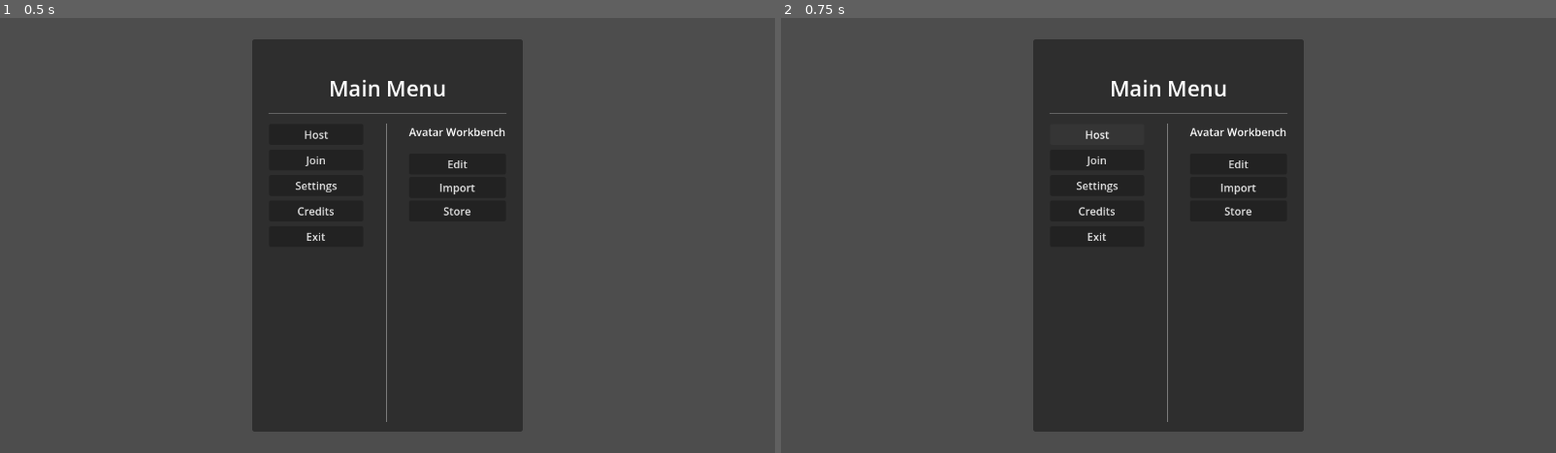
Above: before the commit, frames 1-2 (left to right).
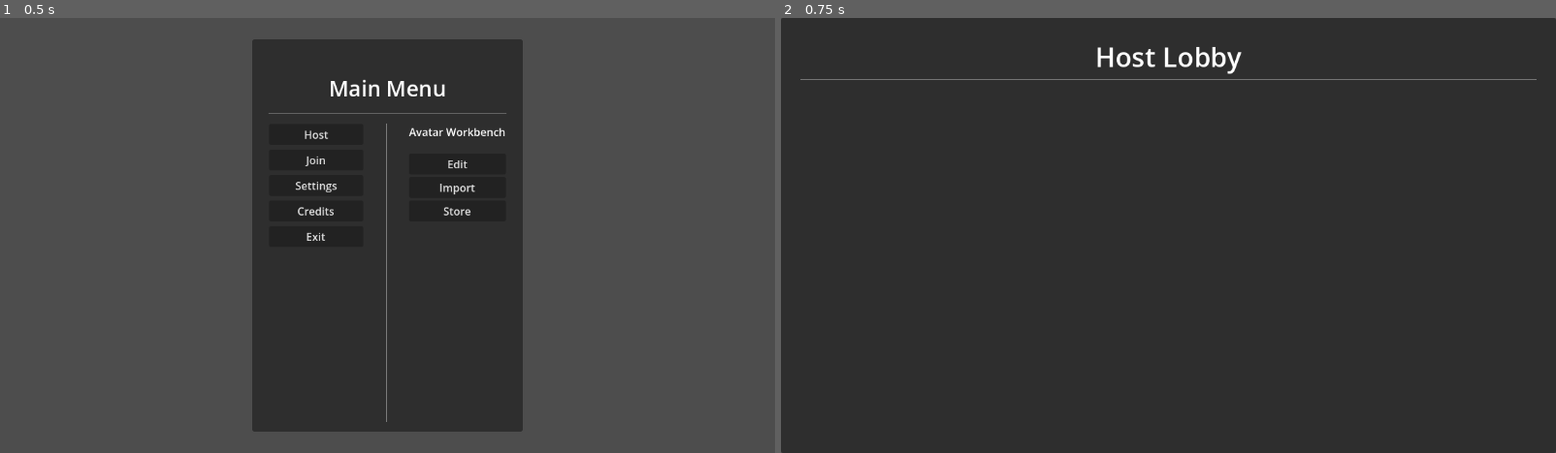
Above: after the commit, the same moments.

Repository: CosmoAdiX/ProjectTrashTalk
Game: Godot game, scene res://scenes/main_menu.tscn
Same seed, same stepped clock (60 frames per second), same inputs: the game is played once before the commit and once after it.
Inputs:
- Up to frame 1 (0.5 s): no input
- Up to frame 2 (0.75 s): click "Host" at 0.5 s

Frame 1 is identical in both runs. In frame 2, 70% of the frame differs, in the area x 0-100%, y 0-100%.

Commit message:
sldjkahfjhd

Diff:
--- a/scenes/host_menu.tscn
+++ b/scenes/host_menu.tscn
@@ -33,3 +33,6 @@
 size_flags_horizontal = 4
 theme_override_font_sizes/font_size = 40
 text = "Host Lobby"
+
+[node name="HSeparator" type="HSeparator" parent="HostBox/PanelContainer/MarginContainer/VBoxContainer" unique_id=1559442569]
+layout_mode = 2
--- a/scenes/main_menu.gd
+++ b/scenes/main_menu.gd
@@ -1,8 +1,18 @@
 
 extends CanvasLayer
 
+@onready var host_button: Button = %Host
 @onready var exit_button: Button = %Exit
+
+#Preloads
+const Host_Lobby = preload("uid://xmpjpx0p1lfq")
 
 func _ready() -> void:
 
+	host_button.pressed.connect(host_lobby)
 	exit_button.pressed.connect(func(): get_tree().quit())
+
+func host_lobby():
+	var host_lobby_1 = Host_Lobby.instantiate()
+	get_tree().current_scene.add_child(host_lobby_1)
+	hide()
--- a/scenes/main_menu.tscn
+++ b/scenes/main_menu.tscn
@@ -62,6 +62,7 @@
 theme_override_constants/separation = 7
 
 [node name="Host" type="Button" parent="Control/Center/MarginContainer/VBoxContainer/MarginContainer/MainBox/BoxContainer" unique_id=38122667]
+unique_name_in_owner = true
 layout_mode = 2
 text = "Host"
 
